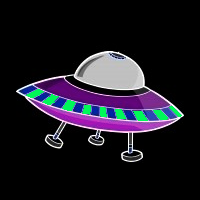
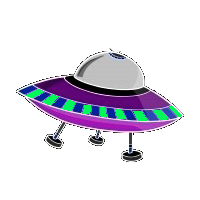
Two versions of the same layered image (200 × 200). Layer-by-layer changes:
painted on "ufo1" over [16, 37, 184, 163]
removed layer "Background" over [0, 0, 200, 200]
